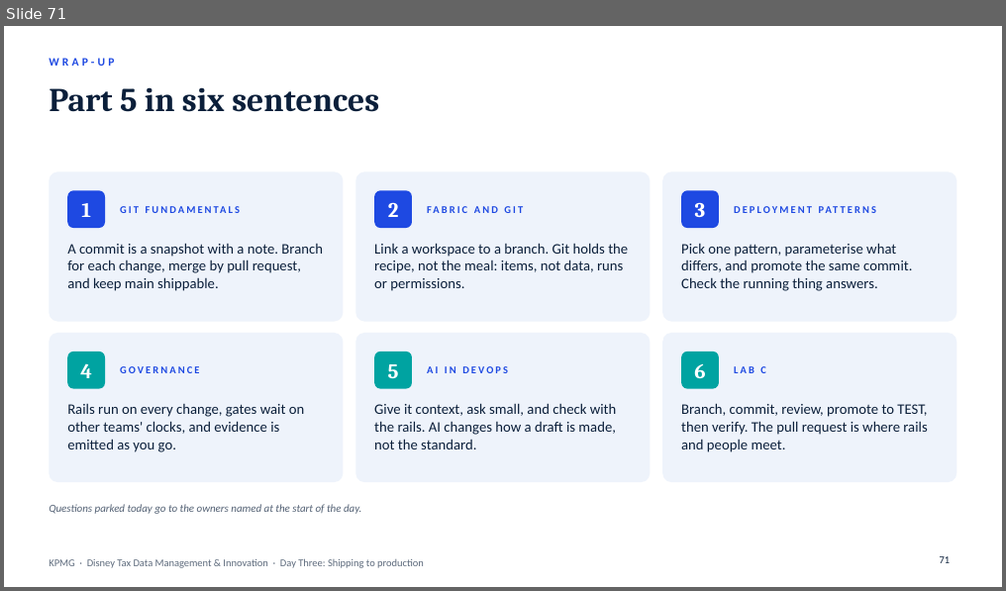
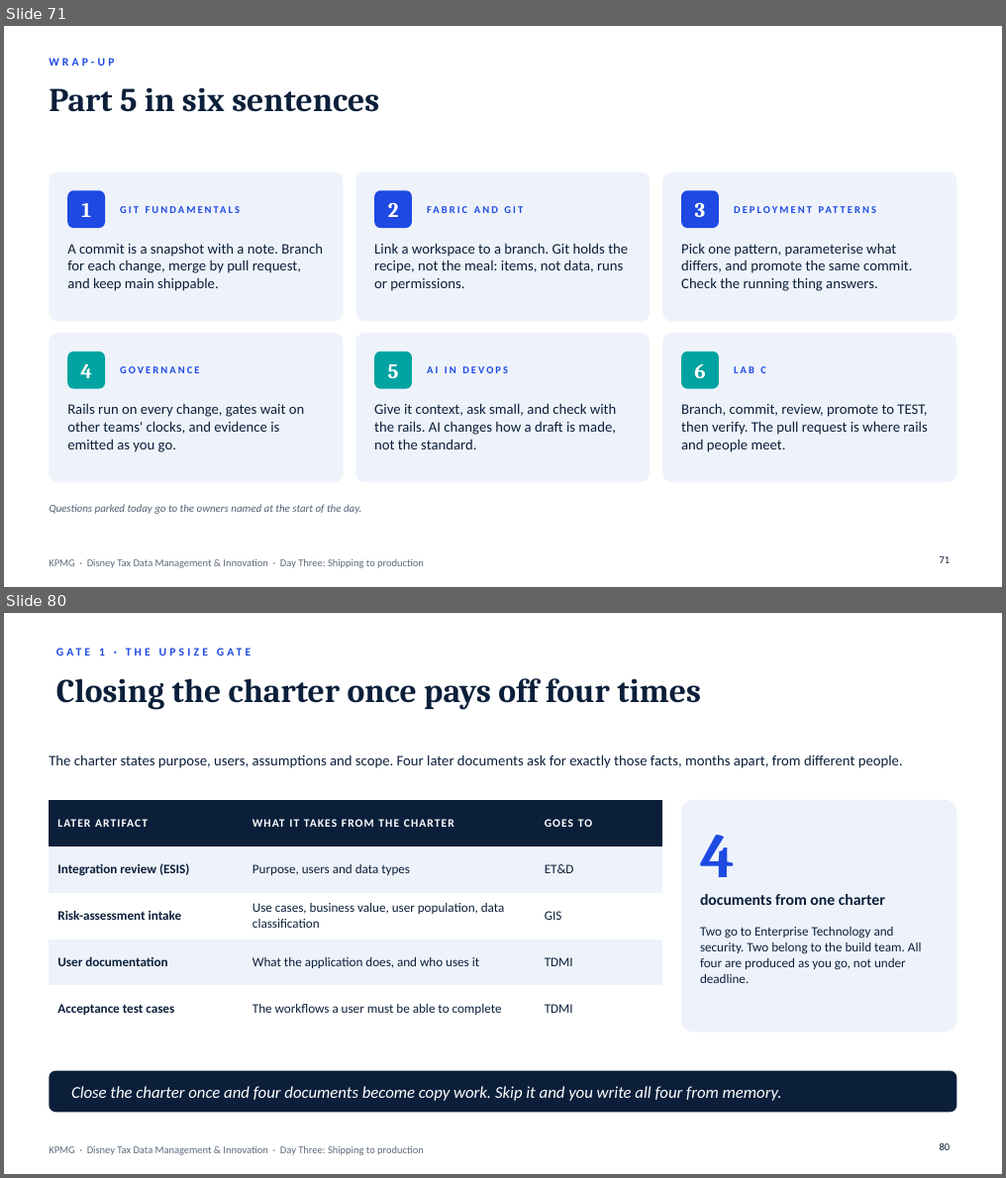
Before and after one commit to jveingrad/default, a slide deck: Disney Fabric Training and Enablement - Day Three Shipping to Production.pptx. Shown one above the other, each under a label of ours: slide 71 before the commit, slides 71 and 80 after it; the slides between them are not shown. The pictures are 1006x591 and 1006x1178 pixels, drawn with LibreOffice and Linux fonts; fonts in the diff are those of the drawing. Boxes give left, top, right and bottom in pixels: in the first picture for what was removed or moved away, otherwise in the second. Text is boxed around its words. In the diff, an @@ line names an element or a change of style, - is before the commit and + after.

```diff
--- a/Disney Fabric Training and Enablement - Day Three Shipping to Production.pptx
+++ b/Disney Fabric Training and Enablement - Day Three Shipping to Production.pptx
@@ slide 80 added at bbox=[4, 613, 1002, 1174], background #FFFFFF; not listed: 1 template element that a slide beside it also shows @@
@@ text added at bbox=[99, 648, 105, 656], 11 pt, text #1E49E2, bold @@
+GATE 1 · THE UPSIZE GATE
@@ title added at bbox=[56, 678, 701, 710], 32 pt, text #0B1F3A, bold @@
+Closing the charter once pays off four times
@@ text added at bbox=[49, 755, 903, 768], 14 pt, text #0B1F3A @@
+The charter states purpose, users, assumptions and scope. Four later documents ask for exactly those facts, months apart, from different people.
@@ table added at bbox=[49, 800, 662, 1032], 5 rows, 3 columns @@
+LATER ARTIFACT | WHAT IT TAKES FROM THE CHARTER | GOES TO
+Integration review (ESIS) | Purpose, users and data types | ET&D
+Risk-assessment intake | Use cases, business value, user population, data classification | GIS
+User documentation | What the application does, and who uses it | TDMI
+Acceptance test cases | The workflows a user must be able to complete | TDMI
@@ rounded rectangle added at bbox=[681, 800, 957, 1032], fill #EEF3FB @@
@@ text added at bbox=[700, 835, 735, 877], 60 pt, text #1E49E2, bold @@
+4
@@ text added at bbox=[700, 894, 885, 905], 15 pt, text #0B1F3A, bold @@
+documents from one charter
@@ text added at bbox=[700, 927, 922, 983], 12.5 pt, text #0B1F3A @@
+Two go to Enterprise Technology and security. Two belong to the build team. All four are produced as you go, not under deadline.
@@ rounded rectangle added at bbox=[49, 1071, 957, 1112], fill #0B1F3A @@
@@ text added at bbox=[71, 1086, 782, 1101], 16 pt, text #FFFFFF, italic @@
+Close the charter once and four documents become copy work. Skip it and you write all four from memory.
@@ page number added at bbox=[940, 1144, 950, 1151], 10 pt, text #0B1F3A @@
+80
```
Also in this commit, not shown: 3 slides changed, 23 other slides added, 1 slide removed.
